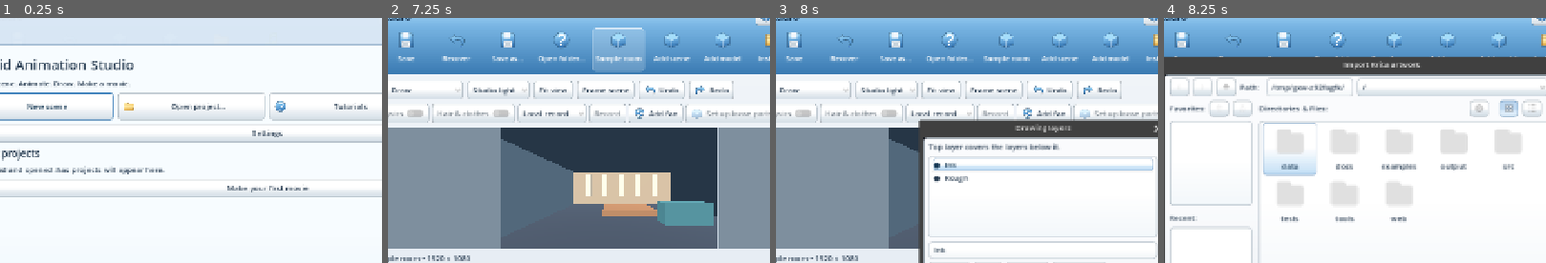
Above: before the commit, frames 1-4 (left to right).
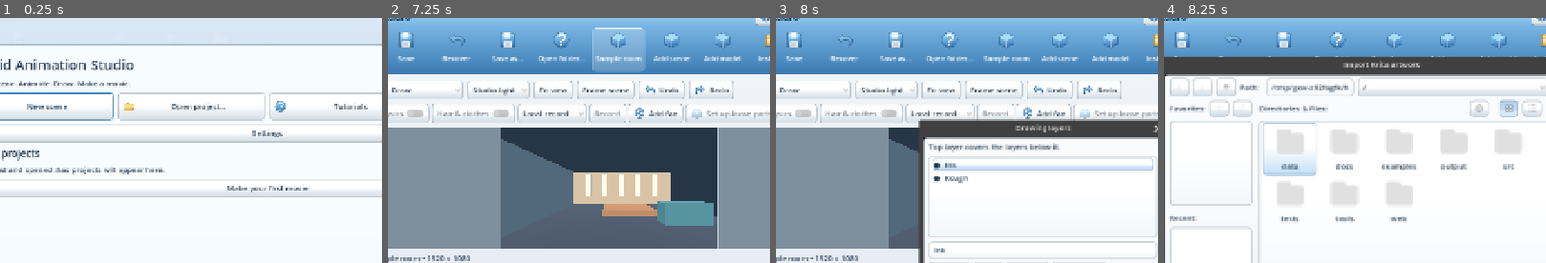
Above: after the commit, the same moments.

Repository: abanoy/studio-3d-2d
Game: Godot game, scene res://main.tscn
Same seed, same stepped clock (60 frames per second), same inputs: the game is played once before the commit and once after it.
Inputs:
- Up to frame 1 (0.25 s): no input
- Up to frame 2 (7.25 s): click "Play" at 0.5 s; click "Play" at 1.25 s; click "New scene" at 2 s; click "New" at 2.75 s; click "New" at 3.5 s; click "Home" at 4.25 s; click "New scene" at 5 s; click "Advanced" at 5.75 s; click "Sample room" at 6.5 s
- Up to frame 3 (8 s): click "Layers…" at 7.25 s
- Up to frame 4 (8.25 s): click "Import Krita artwork…" at 8 s
The pictures show only the part of the screen within x 15-65%, y 4-54%; the shares and areas given below are measured in that part.

Frames 1-3 are identical in both runs. In frame 4, 0.1% of the frame differs, in the area x 47-53%, y 25-31%.

Commit message:
Reuse held drawing preview pixels with a bounded source-safe cache

Diff:
--- /dev/null
+++ b/docs/benchmarks/held_drawing_preview_2026-11-06.json
@@ -0,0 +1,78 @@
+{
+  "date": "2026-11-06",
+  "scope": "three same-process loops of set_frame+ordinary _process; automatic app _process disabled; frame0 warmup excluded; not pointer comfort or full-render performance",
+  "baseline_commit": "2e61b3b",
+  "baseline_source": {
+    "commit": "2e61b3b",
+    "app_sha256": "f55468fd9f98af1eeebd9ae1f3181e8624ff1e90aa662b4676e42c529c531131"
+  },
+  "baseline": {
+    "actual_gpu_texture": true,
+    "checks": 4,
+    "failures": 0,
+    "frames": 240,
+    "raster": [
+      1920,
+      1080
+    ],
+    "runs": [
+      {
+        "cache_builds": -1,
+        "cache_hits": -1,
+        "milliseconds": 3044.441
+      },
+      {
+        "cache_builds": -1,
+        "cache_hits": -1,
+        "milliseconds": 2989.18
+      },
+      {
+        "cache_builds": -1,
+        "cache_hits": -1,
+        "milliseconds": 2946.849
+      }
+    ],
+    "scope": "three same-process loops of set_frame+ordinary _process; automatic app _process disabled; frame0 warmup excluded; not pointer comfort or full-render performance"
+  },
+  "cached": {
+    "actual_gpu_texture": true,
+    "checks": 4,
+    "failures": 0,
+    "frames": 240,
+    "raster": [
+      1920,
+      1080
+    ],
+    "runs": [
+      {
+        "cache_builds": 1,
+        "cache_hits": 239,
+        "milliseconds": 33.041
+      },
+      {
+        "cache_builds": 1,
+        "cache_hits": 239,
+        "milliseconds": 28.973
+      },
+      {
+        "cache_builds": 1,
+        "cache_hits": 239,
+        "milliseconds": 27.101
+      }
+    ],
+    "scope": "three same-process loops of set_frame+ordinary _process; automatic app _process disabled; frame0 warmup excluded; not pointer comfort or full-render performance"
+  },
+  "mean_milliseconds": {
+    "baseline": 2993.49,
+    "cached": 29.705
+  },
+  "ratio": 100.77394378050833,
+  "retained_cache_bytes": 8294400,
+  "overlapping_owned_regressions": false,
+  "physical_or_whole_app_fps_claim": false,
+  "source_sha256": {
+    "src/app.gd": "88d568fbdf92d7cf72fa19c0dc6cf43c93fd83741b0122782bdc0177b9611bf6",
+    "src/drawing_overlay_cache.gd": "6fc3bb9c783f576d68ad0b4f7ffec668d22fcd3c6dcebbae3e8f3225cc6ff9e6",
+    "tests/held_preview_benchmark.gd": "fa9ef3d2f7cea5ae6e63a9bf343c7fe7d5fd115048610f60fecc3d703b317a26"
+  }
+}
--- a/src/app.gd
+++ b/src/app.gd
@@ -66,6 +66,7 @@
 var redo_history: Array = []
 var history_bytes := 0
 var dirty := false
+var drawing_overlay_cache=preload("res://src/drawing_overlay_cache.gd").new()
 var overlay_dirty := true
 var exporting := false
 var cancel_export := false
@@ -1052,9 +1053,10 @@
 		renderer.camera.position += renderer.camera.basis * motion.limit_length() * delta * (8 if Input.is_key_pressed(KEY_SHIFT) else 3)
 	if overlay_dirty:
 		var start := Time.get_ticks_usec()
-		var overlay := Drawing.composite(layers, frame, video.width, video.height)
+		var sampled: Dictionary=drawing_overlay_cache.sample(layers,frame,video.width,video.height,recovery_revision)
+		var overlay: Image=sampled.image
 		if canvas.overlay == null: canvas.overlay = ImageTexture.create_from_image(overlay)
-		else: canvas.overlay.update(overlay)
+		elif sampled.changed: canvas.overlay.update(overlay)
 		elapsed_overlay_ms = (Time.get_ticks_usec() - start) / 1000.0
 		canvas.queue_redraw()
 		overlay_dirty = false
--- /dev/null
+++ b/src/drawing_overlay_cache.gd
@@ -0,0 +1,34 @@
+extends RefCounted
+# One app-owned preview image; callers borrow it read-only. Final export uses
+# Drawing.composite directly. Sources are weak so this cache cannot own old cels.
+const Drawing=preload("res://src/drawing.gd")
+const MAX_PIXELS=1920*1080
+var image: Image
+var stamp: Array=[]
+var sources: Array[WeakRef]=[]
+var builds:=0
+var hits:=0
+var pixels:=0
+func clear() -> void:
+	image=null;stamp=[];sources=[]
+func sample(layers: Array,frame: int,width: int,height: int,document_revision: int) -> Dictionary:
+	var key: Array=[width,height,document_revision];var active: Array[Image]=[]
+	for layer in layers:
+		var amount: float=layer.get("opacity",1.0)
+		if not layer.visible or amount==0:continue
+		var cel:=Drawing.cel_at(layer,frame)
+		if cel.is_empty():continue
+		var source: Image=cel.image
+		active.append(source)
+		key.append([source.get_instance_id(),int(source.get_meta("studio_pixels_revision",0)),source.get_width(),source.get_height(),amount])
+	var valid:=image!=null and key==stamp and sources.size()==active.size()
+	if valid:
+		for i in range(active.size()):
+			if not is_same(sources[i].get_ref(),active[i]):valid=false;break
+	if valid:hits+=1;return {"image":image,"changed":false}
+	clear()
+	var result:=Drawing.composite(layers,frame,width,height);builds+=1;pixels+=width*height
+	if width>0 and height>0 and width*height<=MAX_PIXELS:
+		image=result;stamp=key
+		for source in active:sources.append(weakref(source))
+	return {"image":result,"changed":true}
--- /dev/null
+++ b/tests/drawing_overlay_cache_smoke.gd
@@ -0,0 +1,55 @@
+extends "res://tests/movement_path_smoke.gd"
+const Drawing=preload("res://src/drawing.gd")
+const Storage=preload("res://src/storage.gd")
+const Timeline=preload("res://src/timeline.gd")
+func _initialize() -> void:
+	create_timer(150).timeout.connect(func():push_error("Held drawing preview watchdog");quit(2));call_deferred("run")
+func exact_overlay() -> bool:return app.canvas.overlay.get_image().get_data()==Drawing.composite(app.layers,app.frame,1920,1080).get_data()
+func run() -> void:
+	var args:=OS.get_cmdline_user_args();folder=args[0];app=load("res://main.tscn").instantiate();app.display_prefs_path=folder.path_join("prefs.cfg");app.recovery_root=folder.path_join("recovery");app.recent_path=folder.path_join("recents.json");root.add_child(app);await settled();app.home.hide();app.autosave_enabled.button_pressed=false;app.has_project.cache_root=folder.path_join("reader-cache" if "--read" in args else "writer-cache")
+	if "--read" in args:
+		var expected: Dictionary=JSON.parse_string(FileAccess.get_file_as_string(folder.path_join("expected.json")));app.has_project.open_file(folder.path_join("held.has"));await wait_job()
+		check(app.has_project.path==folder.path_join("held.has") and exact_overlay(),"cold packed Open rebuilds exact visible overlay without writer cache")
+		app.set_frame(12);await settled();check(Storage.image_hash(app.layers[1].cels[0].image)==expected.a and exact_overlay(),"cold held preview retains edited source RGBA")
+		var captured: Image=await app.renderer.capture(app.keys,app.layers,12,true);check(captured.get_data()==Image.load_from_file(folder.path_join("expected-12.png")).get_data(),"cold final renderer matches original uncached movie input")
+		app.set_frame(24);await settled();check(exact_overlay() and Storage.image_hash(app.layers[1].cels[1].image)==expected.b,"cold next exposure chooses correct source")
+		print("DRAWING_OVERLAY_CACHE_READ ",JSON.stringify({"checks":checks,"failures":failures}));await app.quit_studio();quit(0 if failures==0 else 1);return
+	var source:=folder.path_join("room.glb");preload("res://src/scene3d.gd").make_fixture(source);var source_digest:=FileAccess.get_sha256(source);check(app.load_scene(source).is_empty(),"original independent room imports for held-preview checks")
+	check(app.import_audio(folder.path_join("tone.wav"),24).is_empty(),"independent sound retains frame24 start")
+	app.keys=[Timeline.key(0,Vector3(0,1,5),Quaternion.IDENTITY,60),Timeline.key(48,Vector3(1,1,5),Quaternion.IDENTITY,60)]
+	for at in [0,24]:
+		var image:=Drawing.blank(1920,1080);image.fill_rect(Rect2i(100+at*2,100,80,40),Color(.2,.7,.8,.5) if at==0 else Color(.8,.3,.2,.75));Drawing.touch(image);Drawing.insert(app.layers[1],at,48,image)
+	app.changed();app.set_frame(0);await settled();var cache=app.drawing_overlay_cache;var builds: int=cache.builds;var hits: int=cache.hits;var camera: Vector3=app.renderer.camera.position
+	check(exact_overlay() and cache.image.get_width()*cache.image.get_height()==1920*1080,"actual GPU overlay matches pure compositor and retains one fullHD preview")
+	for at in [1,12]:app.set_frame(at);await settled()
+	check(cache.builds==builds and cache.hits>=hits+2 and exact_overlay(),"ordinary frame changes within held drawing reuse exact preview pixels")
+	check(app.renderer.camera.position!=camera and app.keys[0].position==[0.,1.,5.] and app.audio_clip.start_frame==24,"camera evaluation and independent audio still advance through held ink")
+	app.set_frame(24);await settled();check(cache.builds==builds+1 and exact_overlay(),"ordinary next exposure rebuilds correct GPU overlay once")
+	app.set_frame(0);await settled();check(cache.builds==builds+2 and exact_overlay(),"reverse seek rebuilds exact previous drawing")
+	var image_a: Image=app.layers[1].cels[0].image;image_a.set_pixel(400,300,Color.CYAN);app.changed();await settled()
+	check(cache.builds==builds+3 and exact_overlay() and is_same(image_a,app.layers[1].cels[0].image),"same-frame raw raster edit plus ordinary changed notification invalidates preview")
+	var original:=image_a.get_data();app.mode.select(0);app.change_mode(0);app.active_layer=1;app.color.color=Color.RED;app.radius.value=6
+	var press:=InputEventMouseButton.new();press.button_index=MOUSE_BUTTON_LEFT;press.pressed=true;app.canvas_input(press,Vector2(300,300));app.paint_segment(Vector2(340,300));press.pressed=false;app.canvas_input(press,Vector2(340,300));await settled()
+	check(image_a.get_data()!=original and exact_overlay(),"ordinary brush stroke updates cached GPU overlay")
+	app.undo();await settled();check(image_a.get_data()==original and exact_overlay(),"pixel Undo restores exact original preview")
+	app.redo();await settled();check(image_a.get_data()!=original and exact_overlay(),"pixel Redo restores edited preview");app.undo();await settled()
+	app.layer_editor.set_opacity(35);await settled();check(exact_overlay() and app.layers[1].opacity==.35,"opacity change invalidates held preview at same frame")
+	app.undo();await settled();check(exact_overlay() and app.layers[1].get("opacity",1.)==1.,"opacity Undo restores full original alpha")
+	app.layer_editor.set_visible(false);await settled();check(exact_overlay() and app.canvas.overlay.get_image().is_invisible(),"hidden layer removes cached pixels")
+	app.undo();await settled();check(exact_overlay() and not app.canvas.overlay.get_image().is_invisible(),"visibility Undo restores exact drawing")
+	var layer_id: String=app.layers[1].id;var cel_id: String=app.layers[1].cels[0].id;var context: Dictionary=app.cel_timing.begin(layer_id,cel_id,4);app.cel_timing.resize(cel_id,12,context);app.set_frame(16);await settled()
+	check(exact_overlay() and app.canvas.overlay.get_image().is_invisible(),"shortened exposure clears held pixels in its new gap")
+	app.undo();await settled();check(exact_overlay() and not app.canvas.overlay.get_image().is_invisible(),"exposure Undo restores held preview in gap")
+	var editor=app.sequence_editor;var child: String=editor.new_sequence("Held preview child");check(not child.is_empty() and editor.enter(child).is_empty(),"editable child opens with independent cache context")
+	app.active_layer=1;app.set_frame(0);app.create_cel(false);var child_image: Image=app.layers[1].cels[0].image;child_image.fill_rect(Rect2i(500,200,40,40),Color.MAGENTA);Drawing.touch(child_image);app.changed();await settled();check(exact_overlay(),"child clock shows its own exact drawing preview")
+	editor.return_to_parent();app.set_frame(0);await settled();check(exact_overlay() and app.layers[1].cels[0].id==cel_id and is_same(app.layers[1].cels[0].image,image_a),"same-frame parent return cannot reuse child pixels")
+	var path:=folder.path_join("held.has");app.has_project.save_file(path,"packed");await wait_job();check(app.has_project.path==path,"held preview document saves normally")
+	app.set_frame(12);var expected: Image=await app.renderer.capture(app.keys,app.layers,12,true);expected.save_png(folder.path_join("expected-12.png"))
+	var error: String=await app.export_movie(folder);check(error.is_empty(),"normal shared renderer exports held-preview scene")
+	check(Image.load_from_file(app.last_export_folder.path_join("frame_000013.png")).get_data()==expected.get_data(),"movie input matches unchanged uncached final renderer exactly")
+	var movie: String=app.last_export_folder.path_join("movie.mp4");var a:=Storage.image_hash(image_a);var b:=Storage.image_hash(app.layers[1].cels[1].image)
+	app.new_project();await settled();check(exact_overlay() and app.canvas.overlay.get_image().is_invisible(),"New clears old held preview from actual GPU texture")
+	app.has_project.open_file(path);await wait_job();check(exact_overlay() and Storage.image_hash(app.layers[1].cels[0].image)==a,"ordinary Open rebuilds exact editable preview")
+	check(FileAccess.get_sha256(source)==source_digest,"preview caching/editing/export preserve original room source bytes")
+	FileAccess.open(folder.path_join("expected.json"),FileAccess.WRITE).store_string(JSON.stringify({"a":a,"b":b,"movie":movie}))
+	print("DRAWING_OVERLAY_CACHE_SMOKE ",JSON.stringify({"checks":checks,"failures":failures,"movie":movie}));await app.quit_studio();quit(0 if failures==0 else 1)
--- /dev/null
+++ b/tests/drawing_overlay_cache_unit.gd
@@ -0,0 +1,55 @@
+extends SceneTree
+const Cache=preload("res://src/drawing_overlay_cache.gd")
+const Drawing=preload("res://src/drawing.gd")
+var checks:=0
+var failures:=0
+func check(ok: bool,label: String) -> void:
+	checks+=1;print(("PASS " if ok else "FAIL ")+label)
+	if not ok:failures+=1
+func temporary_source(cache) -> WeakRef:
+	var source:=Drawing.blank(3,2);source.fill(Color.CYAN)
+	cache.sample([{"visible":true,"cels":[{"start":0,"duration":1,"image":source}]}],0,3,2,1)
+	return weakref(source)
+func _initialize() -> void:
+	var cache:=Cache.new();var a:=Drawing.blank(4,3);a.fill(Color(.2,.5,.8,.5));var b:=Drawing.blank(4,3);b.fill(Color(.8,.4,.1,.75))
+	var layer: Dictionary={"visible":true,"cels":[{"start":0,"duration":2,"image":a},{"start":2,"duration":2,"image":b}]};var layers: Array=[layer]
+	var result:=cache.sample(layers,0,4,3,0);var first: Image=result.image
+	check(result.changed and cache.builds==1 and first.get_data()==Drawing.composite(layers,0,4,3).get_data(),"first sample exactly matches uncached RGBA")
+	result=cache.sample(layers,1,4,3,0)
+	check(not result.changed and is_same(result.image,first) and cache.builds==1 and cache.hits==1,"another frame within hold borrows same image without rebuilding")
+	result=cache.sample(layers,2,4,3,0)
+	check(result.changed and cache.builds==2 and result.image.get_data()==Drawing.composite(layers,2,4,3).get_data(),"next exposure chooses its distinct original image")
+	result=cache.sample(layers,1,4,3,0)
+	check(result.changed and result.image.get_data()==first.get_data(),"reverse seek rebuilds exact earlier exposure")
+	a.set_pixel(1,1,Color.RED);Drawing.touch(a,Rect2i(1,1,1,1));result=cache.sample(layers,1,4,3,0)
+	check(result.changed and result.image.get_data()==Drawing.composite(layers,1,4,3).get_data(),"pixel revision invalidates even at the same playhead")
+	a.set_pixel(2,1,Color.GREEN);result=cache.sample(layers,1,4,3,1)
+	check(result.changed and result.image.get_data()==Drawing.composite(layers,1,4,3).get_data(),"document revision invalidates raw edits without pixel metadata")
+	layer.opacity=.35;result=cache.sample(layers,1,4,3,1)
+	check(result.changed and result.image.get_data()==Drawing.composite(layers,1,4,3).get_data(),"layer opacity invalidates exact composited alpha")
+	layer.visible=false;result=cache.sample(layers,1,4,3,1)
+	check(result.changed and result.image.is_invisible(),"hiding layer removes its pixels")
+	a.set_pixel(0,0,Color.MAGENTA);Drawing.touch(a);result=cache.sample(layers,1,4,3,1)
+	check(not result.changed and result.image.is_invisible(),"hidden source changes cannot change the blank picture")
+	layer.visible=true;result=cache.sample(layers,1,4,3,1)
+	check(result.changed and result.image.get_data()==Drawing.composite(layers,1,4,3).get_data(),"revealed layer uses its latest original pixels")
+	layer.opacity=0.;result=cache.sample(layers,1,4,3,1)
+	check(result.changed and result.image.is_invisible(),"zero opacity removes the image")
+	layer.opacity=1.;var top: Dictionary={"visible":true,"cels":[{"start":0,"duration":4,"image":b}]};layers.append(top);result=cache.sample(layers,1,4,3,1);var ordered: PackedByteArray=result.image.get_data();layers.reverse();result=cache.sample(layers,1,4,3,1)
+	check(result.changed and result.image.get_data()!=ordered and result.image.get_data()==Drawing.composite(layers,1,4,3).get_data(),"layer order invalidates correct alpha composition")
+	layer.cels[0].image=b;result=cache.sample(layers,1,4,3,1)
+	check(result.changed and result.image.get_data()==Drawing.composite(layers,1,4,3).get_data(),"replacing source identity invalidates without revision changes")
+	result=cache.sample(layers,4,4,3,1)
+	check(result.changed and result.image.is_invisible(),"end-exclusive exposure gaps become transparent")
+	result=cache.sample(layers,4,2,2,1)
+	check(result.changed and result.image.get_size()==Vector2i(2,2),"output dimensions participate in identity")
+	var weak:=temporary_source(cache)
+	check(weak.get_ref()==null and cache.image!=null and cache.sources[0].get_ref()==null,"cache owns derived pixels but never retains discarded source cels")
+	var old: WeakRef=weakref(cache.image);cache.sample([],0,4,3,2)
+	check(old.get_ref()==null and cache.image.get_size()==Vector2i(4,3),"only one derived picture survives replacement")
+	result=cache.sample([],0,2049,1080,3)
+	check(result.changed and cache.image==null and cache.stamp.is_empty() and cache.sources.is_empty(),"oversized picture falls back without retaining beyond fullHD budget")
+	cache.sample([],0,4,3,4);cache.clear()
+	check(cache.image==null and cache.sources.is_empty() and cache.stamp.is_empty(),"clear releases derived image and weak identities")
+	check(a.get_pixel(1,1)==Color.RED and b.get_data()==layer.cels[0].image.get_data(),"cache never changes original artwork")
+	print("DRAWING_OVERLAY_CACHE_UNIT ",JSON.stringify({"checks":checks,"failures":failures}));quit(0 if failures==0 else 1)
--- /dev/null
+++ b/tests/held_preview_benchmark.gd
@@ -0,0 +1,21 @@
+extends "res://tests/movement_path_smoke.gd"
+const Drawing=preload("res://src/drawing.gd")
+func _initialize() -> void:
+	create_timer(120).timeout.connect(func():push_error("Held overlay benchmark watchdog");quit(2));call_deferred("run")
+func run() -> void:
+	folder=OS.get_cmdline_user_args()[0];DirAccess.make_dir_recursive_absolute(folder)
+	app=load("res://main.tscn").instantiate();app.display_prefs_path=folder.path_join("prefs.cfg");app.recovery_root=folder.path_join("recovery");app.recent_path=folder.path_join("recents.json");root.add_child(app);await settled();app.home.hide();app.autosave_enabled.button_pressed=false;app.set_process(false)
+	app.show_project_options();app.project_options.hide();check(app.project_timing.apply_duration(240).is_empty(),"240frame baseline scene prepares")
+	for at in [0,120]:
+		var image:=Drawing.blank(1920,1080);image.fill_rect(Rect2i(100+at,100,100,100),Color(.2,.7,.8,.5));Drawing.touch(image);Drawing.insert(app.layers[1],at,240,image)
+	app.changed();var runs:=[]
+	for repetition in range(3):
+		app.set_frame(0);app._process(0);var before=app.get("drawing_overlay_cache");var prior_builds: int=before.builds if before!=null else 0;var prior_hits: int=before.hits if before!=null else 0
+		var started:=Time.get_ticks_usec()
+		for at in range(240):app.set_frame(at);app._process(0)
+		var elapsed:=(Time.get_ticks_usec()-started)/1000.0
+		var overlay: Image=app.canvas.overlay.get_image();var expected:=Drawing.composite(app.layers,239,1920,1080)
+		check(overlay.get_data()==expected.get_data(),"actual preview texture matches uncached reference after240seeks")
+		var cache=app.get("drawing_overlay_cache")
+		runs.append({"milliseconds":elapsed,"cache_builds":cache.builds-prior_builds if cache!=null else -1,"cache_hits":cache.hits-prior_hits if cache!=null else -1})
+	print("HELD_PREVIEW_BENCHMARK ",JSON.stringify({"checks":checks,"failures":failures,"runs":runs,"frames":240,"raster":[1920,1080],"actual_gpu_texture":true,"scope":"three same-process loops of set_frame+ordinary _process; automatic app _process disabled; frame0 warmup excluded; not pointer comfort or full-render performance"}));await app.quit_studio();quit(0 if failures==0 else 1)
Not shown, changed: LLM.md
Not shown, added: docs/held_drawing_preview.md
Not shown, changed: docs/progress_memo.md
Not shown, changed: docs/requirements_cloud_2026-11-05.md
